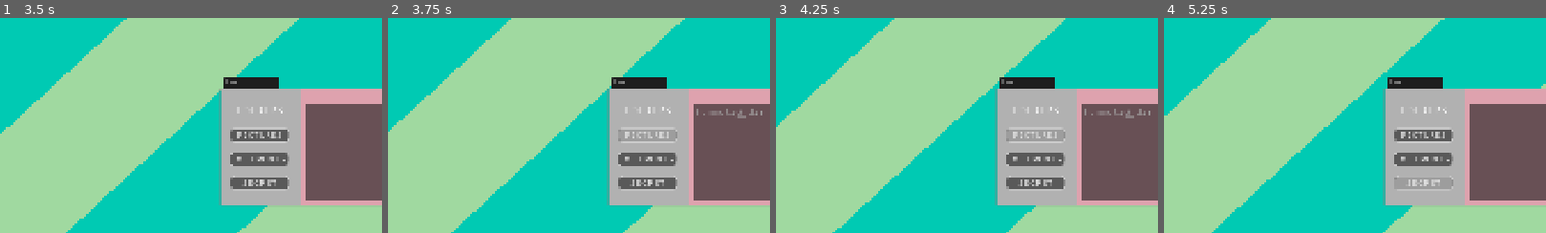
Above: before the commit, frames 1-4 (left to right).
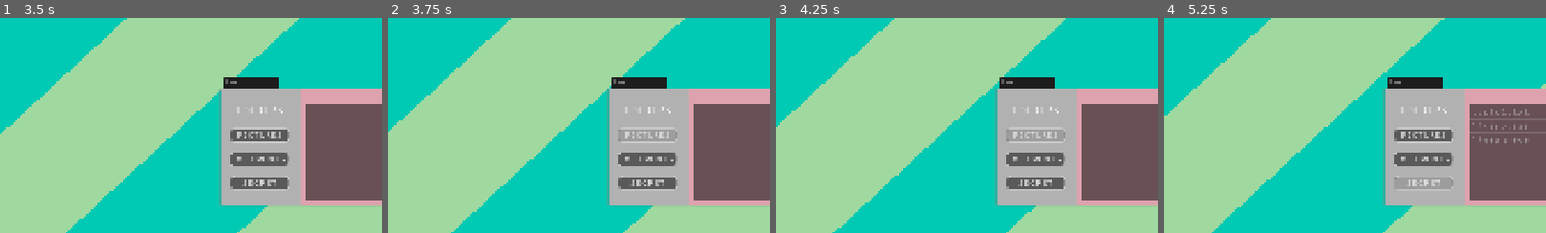
Above: after the commit, the same moments.

Repository: sandre-to/bachelor2026-frontend
Game: Godot game, scene res://scenes/intro_scene/intro_scene.tscn
Two runs of this game, one before a commit and one after it. Both use one fixed random seed, a clock stepped at 60 frames per second and the inputs below.
Inputs:
- Up to frame 1 (3.5 s): click "Start" at 0.5 s; click "HOME" at 1.25 s; click "FILES" at 2 s; click "TOOLS" at 2.75 s
- Up to frame 2 (3.75 s): click "PICTURES" at 3.5 s
- Up to frame 3 (4.25 s): no input
- Up to frame 4 (5.25 s): click "DOCUMENTS" at 4.25 s; click "SECRET" at 5 s
The pictures show only the part of the screen within x 6-56%, y 21-71%; the shares and areas given below are measured in that part.

Frame 1 is identical in both runs. In frame 2, 0.2% of the frame differs, in the area x 80-98%, y 42-47%; in frame 3, 0.2%; in frame 4, 0.3%, in the area x 80-96%, y 42-59%.
Error before the commit: Invalid assignment of property or key 'content' with value of type 'String' on a base object of type 'Resource (TextFile)'. (res://globals/file_system/file_sys…

Commit message:
stegtool fungerer og passordlister

Diff:
--- /dev/null
+++ b/assets/tasks/steg/steg_task.gd
@@ -0,0 +1,8 @@
+extends BaseTask
+
+
+func _ready() -> void:
+	super()
+	var file:= TextFile.new("HEI.txt")
+	file.update_content("DETTE ER FLAGGET >:))) CTF{ FLAGG }")
+	(FileSystem.get_file_entity("/home/documents") as Directory).insert_into(file)
--- /dev/null
+++ b/assets/tasks/steg/steg_task.tscn
@@ -0,0 +1,205 @@
+[gd_scene format=3 uid="uid://boq5k0846yj02"]
+
+[ext_resource type="Script" uid="uid://b6qfcavjpda1m" path="res://assets/tasks/steg/steg_task.gd" id="1_3hfx2"]
+[ext_resource type="LabelSettings" uid="uid://c7408qgsvpvra" path="res://assets/tasks/task_label.tres" id="2_bj12d"]
+
+[sub_resource type="StyleBoxFlat" id="StyleBoxFlat_43dnk"]
+bg_color = Color(0.78431374, 0.78431374, 0.78431374, 0.5176471)
+border_width_left = 6
+border_width_top = 6
+border_width_right = 6
+border_width_bottom = 6
+border_color = Color(0, 0, 0, 1)
+corner_radius_top_left = 32
+corner_radius_top_right = 32
+corner_radius_bottom_right = 32
+corner_radius_bottom_left = 32
+
+[sub_resource type="StyleBoxFlat" id="StyleBoxFlat_vjtgf"]
+bg_color = Color(0, 0, 0, 0.8)
+border_width_left = 8
+border_width_top = 8
+border_width_right = 8
+border_width_bottom = 8
+border_color = Color(0.04303915, 0.043039165, 0.04303909, 1)
+corner_radius_top_left = 12
+corner_radius_top_right = 12
+corner_radius_bottom_right = 12
+corner_radius_bottom_left = 12
+
+[sub_resource type="LabelSettings" id="LabelSettings_vjtgf"]
+font_size = 32
+outline_size = 8
+outline_color = Color(0.19215687, 0.19215687, 0.19215687, 0.69411767)
+shadow_size = 12
+shadow_color = Color(0, 0, 0, 1)
+
+[sub_resource type="StyleBoxFlat" id="StyleBoxFlat_ncm2f"]
+bg_color = Color(0.29954743, 0.29954746, 0.2995473, 1)
+corner_radius_top_left = 8
+corner_radius_top_right = 8
+corner_radius_bottom_right = 8
+corner_radius_bottom_left = 8
+
+[sub_resource type="StyleBoxFlat" id="StyleBoxFlat_0jfeq"]
+bg_color = Color(0.25952256, 0.5388755, 0.19095689, 1)
+corner_radius_top_left = 8
+corner_radius_top_right = 8
+corner_radius_bottom_right = 8
+corner_radius_bottom_left = 8
+
+[sub_resource type="StyleBoxFlat" id="StyleBoxFlat_4rgci"]
+bg_color = Color(0.6724294, 0, 0.16355121, 1)
+corner_radius_top_left = 8
+corner_radius_top_right = 8
+corner_radius_bottom_right = 8
+corner_radius_bottom_left = 8
+
+[node name="StegTask" type="Control" unique_id=629482100]
+layout_mode = 3
+anchors_preset = 15
+anchor_right = 1.0
+anchor_bottom = 1.0
+grow_horizontal = 2
+grow_vertical = 2
+script = ExtResource("1_3hfx2")
+
+[node name="OuterPanel" type="Panel" parent="." unique_id=1516989610]
+custom_minimum_size = Vector2(640, 500)
+layout_mode = 1
+anchors_preset = 8
+anchor_left = 0.5
+anchor_top = 0.5
+anchor_right = 0.5
+anchor_bottom = 0.5
+offset_left = -320.0
+offset_top = -362.0
+offset_right = 320.0
+offset_bottom = 335.0
+grow_horizontal = 2
+grow_vertical = 2
+theme_override_styles/panel = SubResource("StyleBoxFlat_43dnk")
+
+[node name="MarginContainer" type="MarginContainer" parent="OuterPanel" unique_id=1848680035]
+layout_mode = 1
+anchors_preset = 15
+anchor_right = 1.0
+anchor_bottom = 1.0
+grow_horizontal = 2
+grow_vertical = 2
+theme_override_constants/margin_left = 50
+theme_override_constants/margin_top = 50
+theme_override_constants/margin_right = 50
+theme_override_constants/margin_bottom = 50
+
+[node name="InnerPanel" type="Panel" parent="OuterPanel/MarginContainer" unique_id=732732529]
+layout_mode = 2
+theme_override_styles/panel = SubResource("StyleBoxFlat_vjtgf")
+
+[node name="VBoxContainer" type="VBoxContainer" parent="OuterPanel/MarginContainer/InnerPanel" unique_id=569444347]
+layout_mode = 1
+anchors_preset = 15
+anchor_right = 1.0
+anchor_bottom = 1.0
+offset_left = 40.0
+offset_top = 27.5
+offset_right = -40.0
+offset_bottom = -33.5
+grow_horizontal = 2
+grow_vertical = 2
+theme_override_constants/separation = 24
+
+[node name="Title" type="Label" parent="OuterPanel/MarginContainer/InnerPanel/VBoxContainer" unique_id=198418054]
+unique_name_in_owner = true
+layout_mode = 2
+size_flags_horizontal = 4
+text = "TASK"
+label_settings = ExtResource("2_bj12d")
+horizontal_alignment = 1
+vertical_alignment = 1
+
+[node name="Description" type="Label" parent="OuterPanel/MarginContainer/InnerPanel/VBoxContainer" unique_id=1429868216]
+unique_name_in_owner = true
+custom_minimum_size = Vector2(0, 110)
+layout_mode = 2
+size_flags_vertical = 1
+text = "Description"
+label_settings = SubResource("LabelSettings_vjtgf")
+horizontal_alignment = 1
+vertical_alignment = 1
+autowrap_mode = 3
+
+[node name="PuzzlePanel" type="Panel" parent="OuterPanel/MarginContainer/InnerPanel/VBoxContainer" unique_id=246550945]
+custom_minimum_size = Vector2(0, 160)
+layout_mode = 2
+theme_override_styles/panel = SubResource("StyleBoxFlat_ncm2f")
+
+[node name="Puzzle" type="RichTextLabel" parent="OuterPanel/MarginContainer/InnerPanel/VBoxContainer/PuzzlePanel" unique_id=1290987728]
+unique_name_in_owner = true
+custom_minimum_size = Vector2(0, 120)
+layout_mode = 1
+anchors_preset = 15
+anchor_right = 1.0
+anchor_bottom = 1.0
+offset_left = 15.0
+offset_top = 11.0
+offset_right = -15.0
+offset_bottom = -11.0
+grow_horizontal = 2
+grow_vertical = 2
+focus_mode = 2
+theme_override_font_sizes/normal_font_size = 24
+autowrap_trim_flags = 128
+context_menu_enabled = true
+selection_enabled = true
+
+[node name="FlagAndConfirm" type="HBoxContainer" parent="OuterPanel/MarginContainer/InnerPanel/VBoxContainer" unique_id=78205528]
+custom_minimum_size = Vector2(0, 50)
+layout_mode = 2
+theme_override_constants/separation = 20
+
+[node name="EnterFlag" type="LineEdit" parent="OuterPanel/MarginContainer/InnerPanel/VBoxContainer/FlagAndConfirm" unique_id=928400105]
+unique_name_in_owner = true
+custom_minimum_size = Vector2(320, 0)
+layout_mode = 2
+theme_override_colors/font_placeholder_color = Color(0.8156863, 0.8156863, 0.8156863, 1)
+theme_override_styles/normal = SubResource("StyleBoxFlat_ncm2f")
+placeholder_text = "ENTER FLAG"
+
+[node name="ConfirmButton" type="Button" parent="OuterPanel/MarginContainer/InnerPanel/VBoxContainer/FlagAndConfirm" unique_id=1790146294]
+unique_name_in_owner = true
+custom_minimum_size = Vector2(120, 0)
+layout_mode = 2
+theme_override_styles/normal = SubResource("StyleBoxFlat_0jfeq")
+text = "CONFIRM"
+
+[node name="HintContainer" type="HBoxContainer" parent="OuterPanel/MarginContainer/InnerPanel/VBoxContainer" unique_id=897604010]
+unique_name_in_owner = true
+custom_minimum_size = Vector2(0, 80)
+layout_mode = 2
+theme_override_constants/separation = 12
+alignment = 1
+
+[node name="Hint1" type="Button" parent="OuterPanel/MarginContainer/InnerPanel/VBoxContainer/HintContainer" unique_id=1534878314]
+unique_name_in_owner = true
+custom_minimum_size = Vector2(120, 0)
+layout_mode = 2
+theme_override_styles/normal = SubResource("StyleBoxFlat_4rgci")
+theme_override_styles/hover = SubResource("StyleBoxFlat_4rgci")
+text = "HINT 1"
+
+[node name="Hint2" type="Button" parent="OuterPanel/MarginContainer/InnerPanel/VBoxContainer/HintContainer" unique_id=601580613]
+unique_name_in_owner = true
+custom_minimum_size = Vector2(120, 0)
+layout_mode = 2
+theme_override_styles/normal = SubResource("StyleBoxFlat_4rgci")
+theme_override_styles/hover = SubResource("StyleBoxFlat_4rgci")
+text = "HINT 2"
+
+[node name="Hint3" type="Button" parent="OuterPanel/MarginContainer/InnerPanel/VBoxContainer/HintContainer" unique_id=2012168441]
+unique_name_in_owner = true
+custom_minimum_size = Vector2(120, 0)
+layout_mode = 2
+theme_override_styles/normal = SubResource("StyleBoxFlat_4rgci")
+theme_override_styles/hover = SubResource("StyleBoxFlat_4rgci")
+text = "HINT 3"
--- a/assets/tools/steg_tool/steg_tool.gd
+++ b/assets/tools/steg_tool/steg_tool.gd
@@ -41,9 +41,9 @@
 	var data: Dictionary = {}
 
 	# Tilpass etter hva file-entity faktisk har:
-	if entity.has("type"): data["type"] = entity["type"]
-	if entity.has("size"): data["file_size"] = entity["size"]
-	if entity.has("mime"): data["mime"] = entity["mime"]
+	if entity.metadata.has("type"): data["type"] = entity.metadata["type"]
+	if entity.metadata.has("size"): data["file_size"] = entity.metadata["size"]
+	if entity.metadata.has("mime"): data["mime"] = entity.metadata["mime"]
 
 	# MVP: legg inn felter dere kan bruke i CTF-levels
 	# Senere: parse PNG tEXt/iTXt, enkel EXIF, GPS osv.
--- a/globals/file_system/entities/text_file.gd
+++ b/globals/file_system/entities/text_file.gd
@@ -6,6 +6,7 @@
 
 
 func _init(_name: String) -> void:
+	super(_name)
 	metadata["type"] = "text-file"
 
 
--- a/globals/file_system/file_system.gd
+++ b/globals/file_system/file_system.gd
@@ -22,17 +22,7 @@
 
 func _ready() -> void:
 	root_directory = Directory.new("/", null)
-	mkdir(HOME_DIR)
-	mkdir(PICTURE_DIR)
-	mkdir(DOCUMENT_DIR)
-	mkdir(SECRET_DIR)
-	mkdir(PICTURE_DIR + "/hemmelig_dir")
-	touch(PICTURE_DIR + "/hemmelig_dir/omg.txt").content = "BALLE"
-	touch(PICTURE_DIR + "/cat.png")
-	touch(DOCUMENT_DIR + "/tutorial.txt").content = "lær det idgaf"
-
-
-
+	_init_file_structure()
 
 
 
@@ -118,3 +108,33 @@
 		return false
 
 	return true
+
+
+
+func _init_file_structure() -> void:
+	mkdir(HOME_DIR)
+	mkdir(PICTURE_DIR)
+	mkdir(DOCUMENT_DIR)
+	mkdir(SECRET_DIR)
+
+	# Passordlister
+	var pass_list_one: TextFile = touch(SECRET_DIR + "/liste1.txt")
+	var list1_content: String = FileAccess.open(
+		"res://assets/tools/password_breaker/liste1test.txt",
+		FileAccess.READ
+	).get_as_text()
+	pass_list_one.update_content(list1_content)
+
+	var pass_list_two: TextFile = touch(SECRET_DIR + "/liste2.txt")
+	var list2_content: String = FileAccess.open(
+		"res://assets/tools/password_breaker/liste2.txt",
+		FileAccess.READ
+	).get_as_text()
+	pass_list_two.update_content(list2_content)
+
+	var pass_list_three: TextFile = touch(SECRET_DIR + "/liste3.txt")
+	var list3_content: String = FileAccess.open(
+		"res://assets/tools/password_breaker/liste3.txt",
+		FileAccess.READ
+	).get_as_text()
+	pass_list_three.update_content(list3_content)
--- a/project.godot
+++ b/project.godot
@@ -21,13 +21,14 @@
 
 [autoload]
 
-SceneManager="*uid://bs5rjynbtaxhk"
+SignalBus="*uid://dkpaul1rx55de"
+HttpManager="uid://cavqb22lgnfdx"
 NetworkManager="*uid://db00shqp8vjnj"
-HttpManager="uid://cavqb22lgnfdx"
 FileSystem="*uid://dqfpai62gs7sp"
 flag_manager="*uid://sgrmelivqb0n"
+SceneManager="*uid://bs5rjynbtaxhk"
 GameNetwork="*uid://cfy7v87qnh6rm"
-SignalBus="*uid://dkpaul1rx55de"
+<<<<<<<HEADSceneManager="*uid://bs5rjynbtaxhk"
 
 [display]
 
--- a/scenes/desktop/desktop_environment.tscn
+++ b/scenes/desktop/desktop_environment.tscn
@@ -267,7 +267,6 @@
 unique_name_in_owner = true
 visible = false
 layout_mode = 1
-tool_type = 0
 
 [node name="FileExplorer" parent="." unique_id=1560975105 instance=ExtResource("5_ndhkw")]
 layout_mode = 1
--- a/scenes/desktop/task_manager.gd
+++ b/scenes/desktop/task_manager.gd
@@ -1,7 +1,7 @@
 class_name TaskManager extends Control
 
 const TASK_1: PackedScene = preload(
-	"res://assets/tasks/crypto/crypto_task.tscn")
+	"res://assets/tasks/steg/steg_task.tscn")
 
 @onready var missions_panel: Panel = $Panel
 @onready var task_button: Button = $TaskButton
--- a/scenes/file_explorer/file_explorer.gd
+++ b/scenes/file_explorer/file_explorer.gd
@@ -84,8 +84,8 @@
 func _on_files_item_activated(index: int) -> void:
 	var file_entity: FileEntity = files.get_item_metadata(index)
 
-	if file_entity is File:
-		print((file_entity as File).text_content)
+	if file_entity is TextFile:
+		print((file_entity as TextFile).get_content())
 	elif file_entity is Directory:
 		_show_folder(file_entity as Directory)
 
Not shown: 1 places in assets/tasks/crypto/test_task.tres that only renumber resources
Not shown, added: assets/tasks/steg/steg_task.gd.uid
Not shown: 1 places in scenes/desktop/desktop_environment.tscn that only renumber resources
